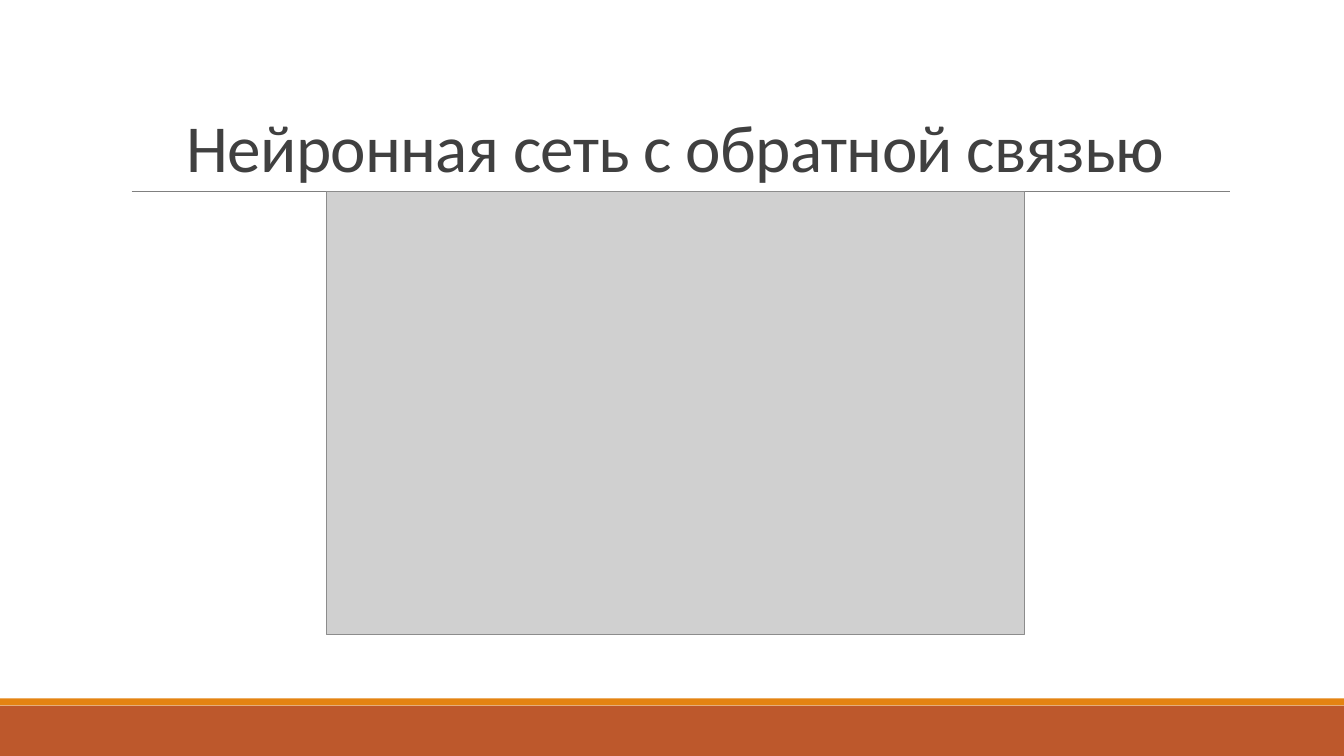
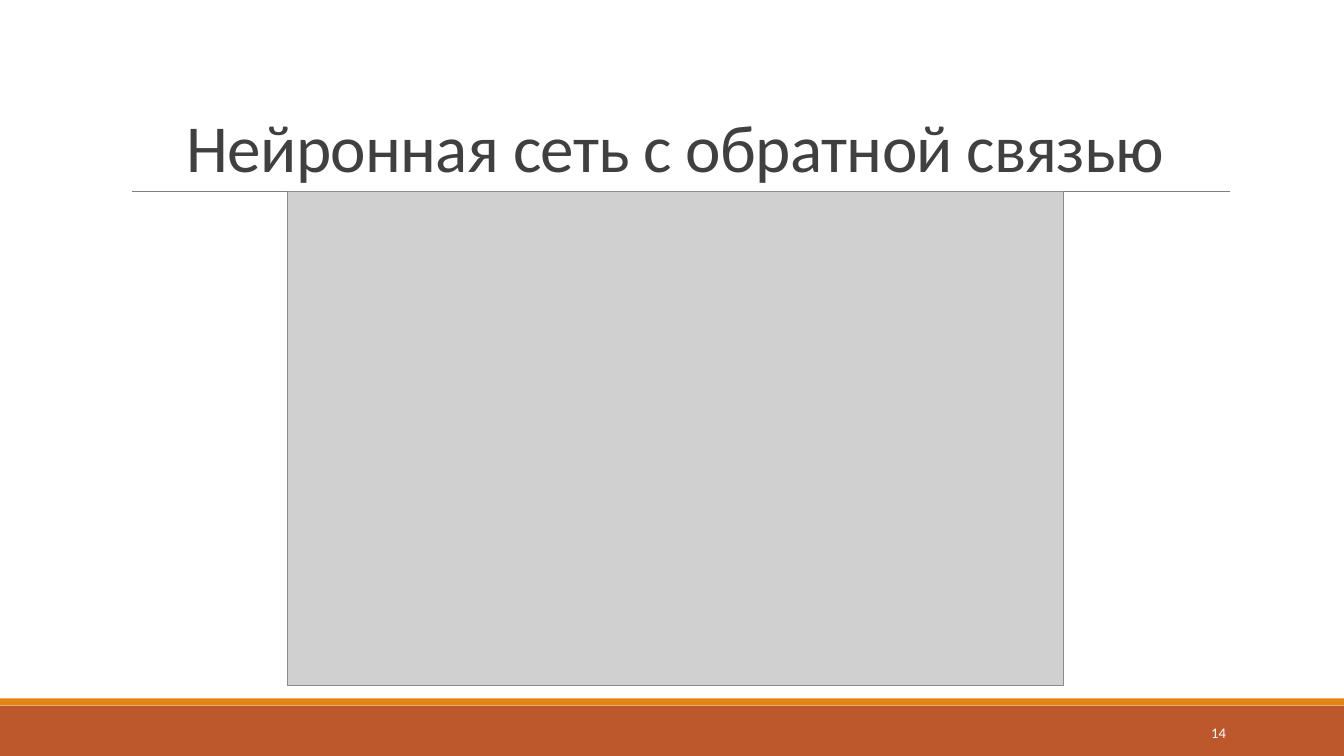
Before and after one commit to errashe/Documents, a slide deck: slide 14 of линпрог/Новые информационные технологии в принятии решений.pptx (slide 13 before the commit). Drawn at 1344x756 pixels with LibreOffice and Linux fonts; fonts in the diff are those of the drawing; grey boxes stand for pictures. Boxes give left, top, right and bottom in pixels: in the first picture for what was removed or moved away, otherwise in the second. Text is boxed around its words. In the diff, an @@ line names an element or a change of style, - is before the commit and + after.

```diff
--- a/линпрог/Новые информационные технологии в принятии решений.pptx
+++ b/линпрог/Новые информационные технологии в принятии решений.pptx
@@ picture: place and size @@
-picture at (327,192,1024,635)
+picture at (287,192,1064,686)
@@ page number added at (1211,728,1226,738), 10.5 pt, text #FFFFFF @@
+14
```
Also in this commit, not shown: 23 other slides changed, 4 slides added, 1 slide removed.
